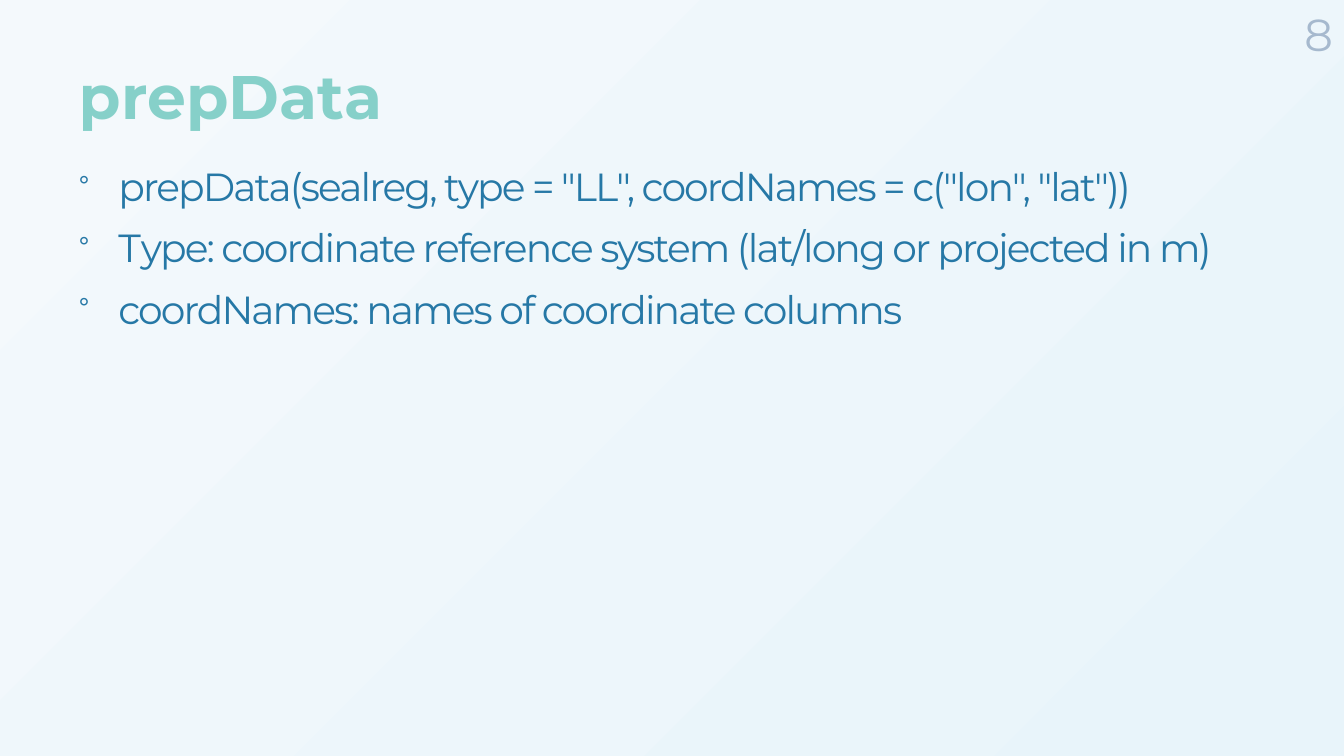
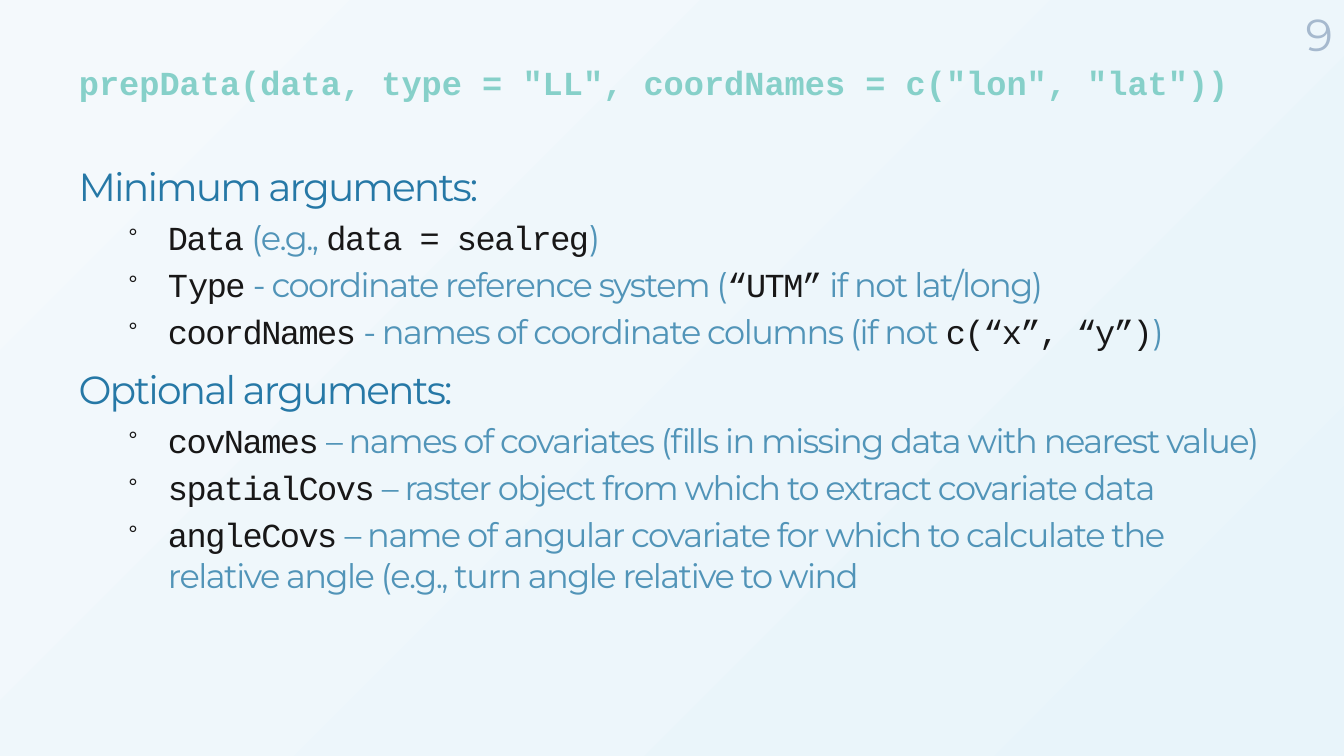
Before and after one commit to MarieAugerMethe/DFO_HMM_2022, a slide deck: slide 9 of Day1/HMM_Tutorial_Day1.pptx (slide 8 before the commit). Drawn at 1344x756 pixels with LibreOffice and Linux fonts; fonts in the diff are those of the drawing; background and template pictures are left out. Boxes give left, top, right and bottom in pixels: in the first picture for what was removed or moved away, otherwise in the second. Text is boxed around its words. In the diff, an @@ line names an element or a change of style, - is before the commit and + after.

```diff
--- a/Day1/HMM_Tutorial_Day1.pptx
+++ b/Day1/HMM_Tutorial_Day1.pptx
@@ page number at [1306,19,1333,51]: text changed @@
-8
+9
@@ title at [79,70,1228,102]: text changed; size 44 to 24 pt; font Montserrat to Courier New @@
-prepData
+prepData(data, type = "LL", coordNames = c("lon", "lat"))
@@ text at [79,172,1259,595]: text changed; size 28 to 24 pt; text colour #2678A6 to #5194B8 @@
-° prepData(sealreg, type = "LL", coordNames = c("lon", "lat"))
-° Type: coordinate reference system (lat/long or projected in m)
-° coordNames: names of coordinate columns
+Minimum arguments:
+  ° Data (e.g., data = sealreg)
+  ° Type - coordinate reference system (“UTM” if not lat/long)
+  ° coordNames - names of coordinate columns (if not c(“x”, “y”))
+Optional arguments:
+  ° covNames – names of covariates (fills in missing data with nearest value)
+  ° spatialCovs – raster object from which to extract covariate data
+  ° angleCovs – name of angular covariate for which to calculate the relative angle (e.g., turn angle relative to wind
```
Also in this commit, not shown: 6 other slides changed, 7 slides added, 2 slides removed, 7 other files.
